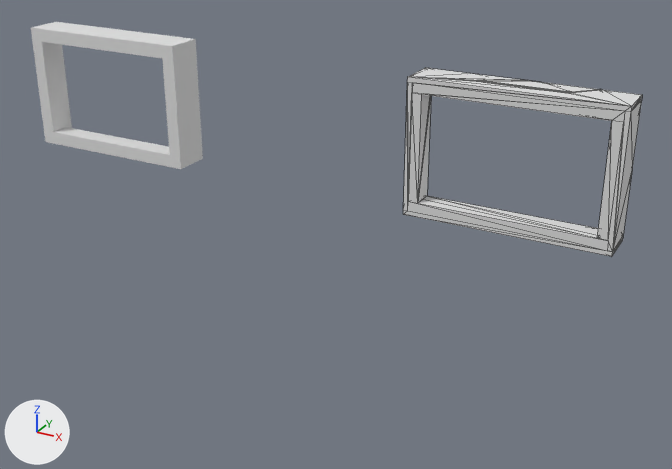
The Blender file Assets/Wall Components/Blender Files/hvacFail.blend as it was, and as the next commit left it.
Rendered twice from a 50 mm camera at (6.21, -10.46, 8.78) aimed at (0.52, -0.12, 3.61). The axes (+X, +Y, +Z) are drawn at lower left. The lights are the same throughout. Both versions are drawn at frame 219 of the action 'HvacRight|Scene'; the numbers are the values there. Mesh edges are drawn as thin lines on the coarser meshes.

Names of what the first picture shows: 'HvacLeft', 'HvacRight'.
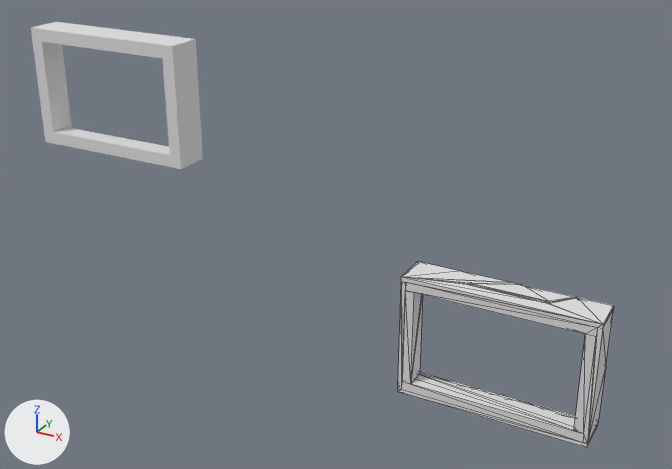
Diff of the bpy script that builds the scene:
```diff
--- a/Assets/Wall Components/Blender Files/hvacFail.blend.py
+++ b/Assets/Wall Components/Blender Files/hvacFail.blend.py
@@ ob_hvacright @@
 ob_hvacright = bpy.data.objects.new('HvacRight', me_object_001)
-ob_hvacright.location = (3.02, -0.35, 5.19)
+ob_hvacright.location = (3.02, -0.35, 2.56)
 ob_hvacright.rotation_euler = (0.0, 0.0, 3.142)  # degrees (0, 0, 180)
```

What differs and where, as boxes [x1, y1, x2, y2] in the pictures (672 x 469 px):
'HvacRight', moved: before [403, 68, 642, 257]; after [398, 262, 614, 447]
